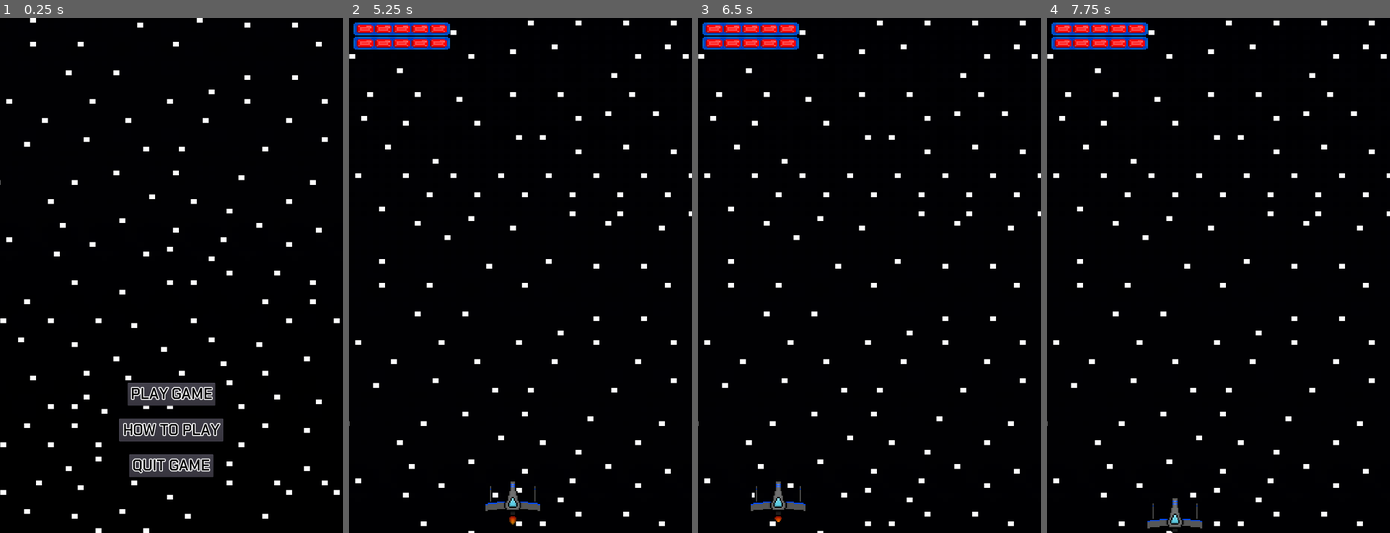
Above: before the commit, frames 1-4 (left to right).
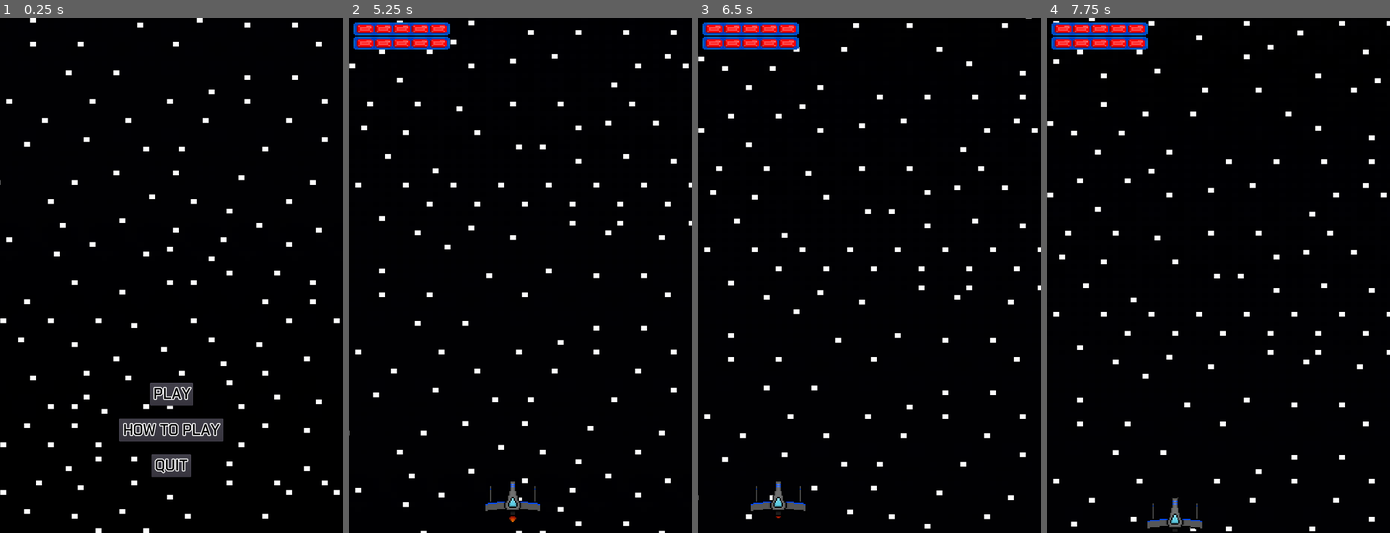
Above: after the commit, the same moments.

Repository: Cecilist/Final-BossFightBulletShooter
Game: Godot game, scene res://src/MainMenu.tscn
Two runs of this game, one before a commit and one after it. Both use one fixed random seed, a clock stepped at 60 frames per second and the inputs below.
Inputs:
- Up to frame 1 (0.25 s): no input
- Up to frame 2 (5.25 s): click "PLAY GAME" (after the commit: "PLAY") at 0.5 s; tap Enter (play_game) at 1.25, 2.1, 4.35 s; hold D (move_right) 1.28-2.03 s; tap Tab (to_next_screen) at 1.35, 2.3, 2.85, 3.6, 4.55 s; hold S (move_down) 2.03-2.78 s; hold D (move_right) 2.78-3.53 s; hold W (move_up) 3.53-4.28 s; hold A (move_left) 4.28-5 s; tap Escape (pause) at 4.9 s; click "REPLAY" at 5 s
- Up to frame 3 (6.5 s): hold A (move_left) from 5.78 s (still down); tap Tab (to_next_screen) at 5.85 s; tap Backspace (previous_menu) at 6.4 s
- Up to frame 4 (7.75 s): release A (move_left) at 6.53 s; hold S (move_down) 6.53-7.28 s; tap Tab (to_next_screen) at 6.6, 7.55 s; hold D (move_right) from 7.28 s (still down); tap Enter (play_game) at 7.35 s

The runs differ from the first frame. In frame 1, 1.5% of the frame differs, in the area x 37-63%, y 70-90%; in frame 2, 4.3%, in the area x 0-100%, y 0-100%; in frame 3, 4.1%; in frame 4, 4.3%.

Commit message:
Fix pause menu bug

Diff:
--- a/project/src/HUD.tscn
+++ b/project/src/HUD.tscn
@@ -14,11 +14,6 @@
 
 [sub_resource type="SpriteFrames" id=1]
 animations = [ {
-"frames": [ ExtResource( 2 ) ],
-"loop": true,
-"name": "40",
-"speed": 5.0
-}, {
 "frames": [ ExtResource( 4 ) ],
 "loop": true,
 "name": "50",
@@ -34,19 +29,19 @@
 "name": "10",
 "speed": 5.0
 }, {
-"frames": [ ExtResource( 10 ) ],
+"frames": [ ExtResource( 7 ) ],
 "loop": true,
-"name": "80",
-"speed": 5.0
-}, {
-"frames": [ ExtResource( 3 ) ],
-"loop": true,
-"name": "30",
+"name": "90",
 "speed": 5.0
 }, {
 "frames": [ ExtResource( 9 ) ],
 "loop": true,
 "name": "20",
+"speed": 5.0
+}, {
+"frames": [ ExtResource( 10 ) ],
+"loop": true,
+"name": "80",
 "speed": 5.0
 }, {
 "frames": [ ExtResource( 11 ) ],
@@ -64,9 +59,14 @@
 "name": "60",
 "speed": 5.0
 }, {
-"frames": [ ExtResource( 7 ) ],
+"frames": [ ExtResource( 3 ) ],
 "loop": true,
-"name": "90",
+"name": "30",
+"speed": 5.0
+}, {
+"frames": [ ExtResource( 2 ) ],
+"loop": true,
+"name": "40",
 "speed": 5.0
 } ]
 
--- a/project/src/Level.gd
+++ b/project/src/Level.gd
@@ -14,6 +14,13 @@
 			_pause_game()
 		elif get_tree().paused == true:
 			_unpause_game()
+	if game_paused == true:
+		if Input.is_action_just_pressed("previous_menu"):
+			_on_InGameToMenuButton_pressed()
+		if Input.is_action_just_pressed("to_next_screen"):
+			_on_InGameRestartButton_pressed()
+		if Input.is_action_just_pressed("quit_game"):
+			_on_InGameQuitButton_pressed()
 
 
 func _process(_delta) -> void:
@@ -115,12 +122,16 @@
 func _on_InGameRestartButton_pressed() -> void:
 	if game_paused == true:
 		var _ignored = get_tree().change_scene("res://src/Level.tscn")
+		get_tree().paused = false
+		game_paused = false
 
 
 # Returns to the menu
 func _on_InGameToMenuButton_pressed() -> void:
 	if game_paused == true:
 		var _ignored = get_tree().change_scene("res://src/MainMenu.tscn")
+		get_tree().paused = false
+		game_paused = false
 
 
 # Quits the game
--- a/project/src/MainMenu.tscn
+++ b/project/src/MainMenu.tscn
@@ -27,13 +27,13 @@
 anchor_top = 0.5
 anchor_right = 0.5
 anchor_bottom = 0.5
-margin_left = -92.0
+margin_left = -45.0
 margin_top = 225.0
-margin_right = 92.0
+margin_right = 45.0
 margin_bottom = 273.0
 custom_fonts/font = SubResource( 1 )
 custom_colors/font_color = Color( 0, 0, 0, 1 )
-text = "PLAY GAME"
+text = "PLAY"
 __meta__ = {
 "_edit_use_anchors_": false
 }
@@ -59,13 +59,13 @@
 anchor_top = 0.5
 anchor_right = 0.5
 anchor_bottom = 0.5
-margin_left = -88.5
+margin_left = -41.5
 margin_top = 375.0
-margin_right = 88.5
+margin_right = 41.5
 margin_bottom = 423.0
 custom_fonts/font = SubResource( 3 )
 custom_colors/font_color = Color( 0, 0, 0, 1 )
-text = "QUIT GAME"
+text = "QUIT"
 __meta__ = {
 "_edit_use_anchors_": false
 }
--- a/project/src/Player.tscn
+++ b/project/src/Player.tscn
@@ -27,7 +27,7 @@
 [node name="AnimatedSprite" type="AnimatedSprite" parent="."]
 frames = SubResource( 1 )
 animation = "flying"
-frame = 1
+frame = 2
 playing = true
 
 [node name="Hitbox" type="Area2D" parent="."]
